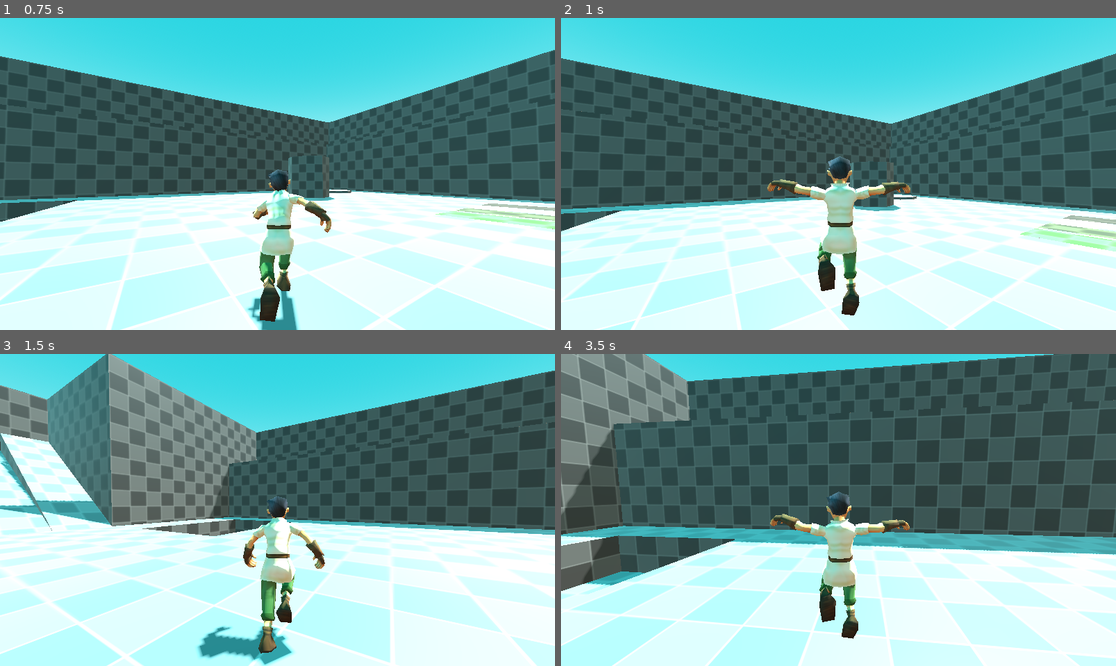
Above: before the commit, frames 1-4 (two rows, left to right).
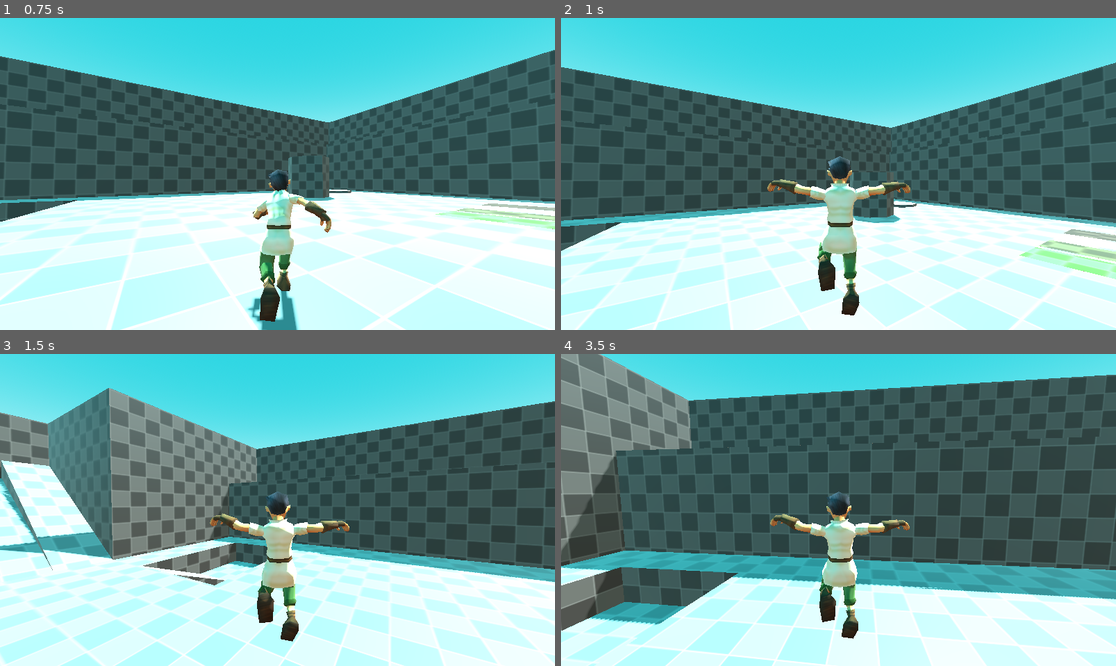
Above: after the commit, the same moments.

Repository: KGeox/go-wizard
Game: Godot game, scene res://Scenes/start.tscn
The game is run twice, just before and just after one commit, with the same random seed, the same clock (stepped at 60 frames per second) and the same inputs.
Inputs (mouse positions are in pixels of both pictures, inside the frame that each line leads up to):
- Up to frame 1 (0.75 s): tap Enter at 0.5 s; move the mouse to (305, 174) at 0.52 s; hold Up (forward) from 0.53 s (still down); tap Alt at 0.6 s; click (305, 174) at 0.67 s
- Up to frame 2 (1 s): keep holding Up (forward); tap Space (jump) at 0.77 s
- Up to frame 3 (1.5 s): keep holding Up (forward); move the mouse to (249, 510) at 1.27 s; tap Shift at 1.35 s
- Up to frame 4 (3.5 s): keep holding Up (forward); tap Space (jump) at 1.52, 3.02 s; move the mouse to (849, 503) at 2.02 s; tap Alt at 2.1 s; move the mouse to (832, 516) at 2.77 s; tap Shift at 2.85 s; click (832, 516) at 2.92 s

Frame 1 is identical in both runs. In frame 2, 32% of the frame differs, in the area x 0-100%, y 11-100%; in frame 3, 42%; in frame 4, 49%, in the area x 0-100%, y 0-100%.

Commit message:
A #d adventure game
coming back to it

Diff:
--- a/Scenes/player.tscn
+++ b/Scenes/player.tscn
@@ -95,35 +95,35 @@
 transform = Transform3D(-1, 0, -8.742278e-08, 0, 1, 0, 8.742278e-08, 0, -1, 0, 0, 0)
 
 [node name="Skeleton3D" parent="Mesh/HeroRig_export" parent_id_path=PackedInt32Array(792156544, 1598506268) index="0" unique_id=1406543170]
-bones/0/position = Vector3(0.009818235, 1.1466922, 0.10865171)
+bones/0/position = Vector3(0.019339433, 1.0295802, 0.086169094)
 bones/0/rotation = Quaternion(1, 5.056924e-15, 1.0658141e-14, 6.16095e-08)
-bones/1/rotation = Quaternion(0.76565003, 0.040392257, -0.033567727, 0.6411099)
-bones/2/rotation = Quaternion(-0.9506927, -0.08717054, 0.023012986, 0.296741)
-bones/3/rotation = Quaternion(0.59615743, -0.0033639336, 0.04993224, 0.8013063)
-bones/4/rotation = Quaternion(-0.117361754, 0.003875689, 0.038816433, 0.9923228)
-bones/5/rotation = Quaternion(-0.65877676, 0.033958953, 0.02276386, 0.7512269)
-bones/6/rotation = Quaternion(0.32792032, 0.0039641894, -0.027465561, 0.9442978)
-bones/7/rotation = Quaternion(-0.14505245, -0.022602703, -0.0469962, 0.9880488)
-bones/8/rotation = Quaternion(0.9316852, -0.02819679, 0.15563218, -0.32702655)
+bones/1/rotation = Quaternion(0.7653656, 0.0022131137, -0.0002751144, 0.64359206)
+bones/2/rotation = Quaternion(-0.8948944, -0.048796125, 0.02300052, 0.44300556)
+bones/3/rotation = Quaternion(0.5251022, -0.003567899, 0.043980874, 0.8498946)
+bones/4/rotation = Quaternion(-0.30231017, 0.0363393, -0.048610117, 0.9512755)
+bones/5/rotation = Quaternion(-0.8805707, 0.044310994, 0.040162504, 0.4701265)
+bones/6/rotation = Quaternion(0.8718098, 0.0020333899, -0.07301996, 0.4843674)
+bones/7/rotation = Quaternion(0.019220145, 0.00036039235, -0.028860422, 0.9993986)
+bones/8/rotation = Quaternion(0.942351, -0.03343147, 0.16911398, -0.28680572)
 bones/9/rotation = Quaternion(-0.06446286, 2.8245384e-07, -5.580818e-09, 0.9979201)
-bones/10/rotation = Quaternion(-0.8660478, -0.11034866, -0.09898575, 0.4774792)
-bones/11/rotation = Quaternion(0.9310148, 0.35372216, -0.08992681, 0.0023256675)
-bones/12/rotation = Quaternion(-0.29896897, 0.0067811627, -0.023931243, 0.9539387)
-bones/13/rotation = Quaternion(-0.16803618, -0.17181703, 0.22950521, 0.9431703)
+bones/10/rotation = Quaternion(-0.85777944, -0.117787585, -0.10466545, 0.48927045)
+bones/11/rotation = Quaternion(0.9576039, 0.28710747, 0.015865209, 0.017678494)
+bones/12/rotation = Quaternion(-0.0027679414, 0.0071084886, -0.00022151473, 0.9999709)
+bones/13/rotation = Quaternion(-0.25145257, -0.0027735778, 0.18597046, 0.949831)
 bones/14/rotation = Quaternion(-0.43457532, 0.8950093, -0.07173613, 0.070403956)
 bones/15/rotation = Quaternion(-0.1721431, 0.7210735, 0.19182459, 0.64313537)
 bones/16/rotation = Quaternion(-0.2176696, -0.000106906286, 0.00037531022, 0.9760225)
 bones/17/rotation = Quaternion(-0.1807904, -1.1214855e-06, -2.8545332e-07, 0.98352164)
-bones/18/rotation = Quaternion(-1.3504683e-07, -0.052824385, -2.0781727e-06, 0.9986038)
+bones/18/rotation = Quaternion(2.1801004e-07, 0.1159408, -2.1528874e-06, 0.9932562)
 bones/19/rotation = Quaternion(0.7206885, -0.6926366, -0.013503368, -0.026083518)
-bones/20/rotation = Quaternion(0.9114501, -0.35456035, 0.20213422, -0.051840667)
-bones/21/rotation = Quaternion(-0.5357243, -0.00599553, 0.042882487, 0.84328204)
-bones/22/rotation = Quaternion(-0.25123167, 0.31703818, -0.02608079, 0.91416043)
+bones/20/rotation = Quaternion(0.9327168, -0.27123043, 0.08329395, -0.22256622)
+bones/21/rotation = Quaternion(-0.80115104, -0.0042304765, 0.06412944, 0.5950012)
+bones/22/rotation = Quaternion(-0.34109432, 0.19687209, 0.15194394, 0.9065369)
 bones/24/rotation = Quaternion(0.43457517, 0.8950093, -0.07173597, -0.07040379)
 bones/25/rotation = Quaternion(-0.17214316, -0.7210734, -0.19182463, 0.6431355)
 bones/26/rotation = Quaternion(-0.21766958, 0.00010679859, -0.00037532687, 0.9760224)
 bones/27/rotation = Quaternion(-0.18079041, 1.189675e-06, 3.975631e-07, 0.98352164)
-bones/28/rotation = Quaternion(-5.7113544e-07, 0.22779644, 2.1280566e-06, 0.97370875)
+bones/28/rotation = Quaternion(-4.6260817e-07, 0.1758059, 2.1730807e-06, 0.9844249)
 bones/29/rotation = Quaternion(0.99971575, 5.6571863e-09, -6.39324e-08, 0.023842182)
 bones/29/scale = Vector3(1.0000002, 0.9999999, 1.0000014)
 
--- a/Scripts/player.gd
+++ b/Scripts/player.gd
@@ -2,7 +2,7 @@
 extends CharacterBody3D
 ## Determining how fast the player moves
 @export var SPEED := 5.0
-const JUMP_VELOCITY = 4.5
+const JUMP_VELOCITY = 9
 @onready var camera: Node3D = $SpringArm3D/Camera3D
 @onready var anim_player: AnimationPlayer = $Mesh/AnimationPlayer
 @onready var anim_tree: AnimationTree = $AnimationTree
